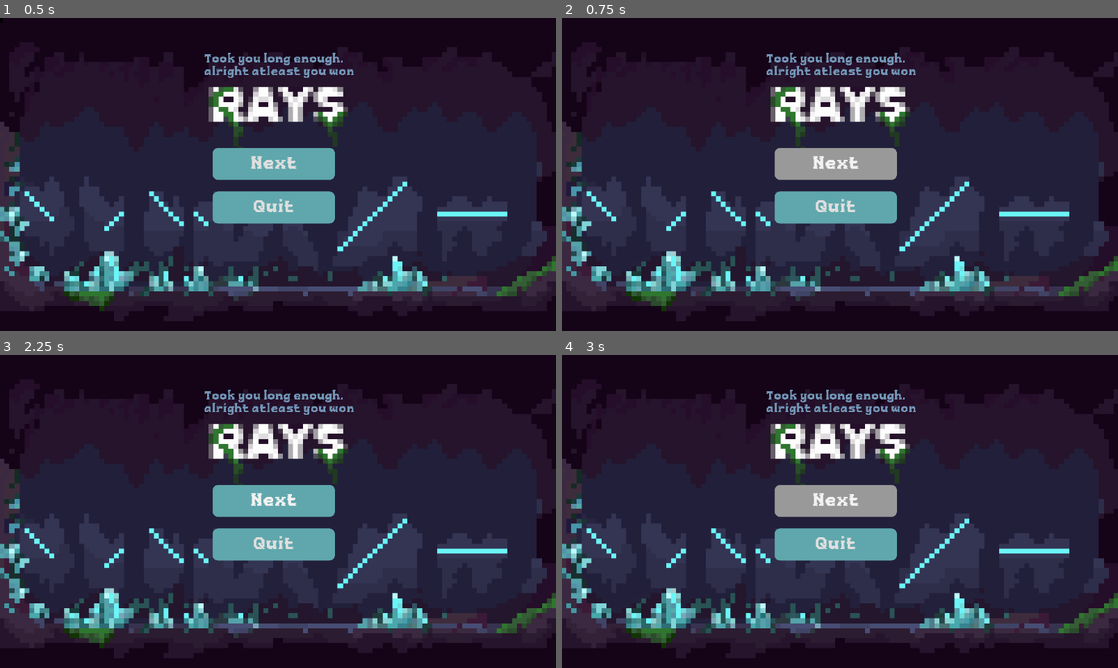
Above: before the commit, frames 1-4 (two rows, left to right).
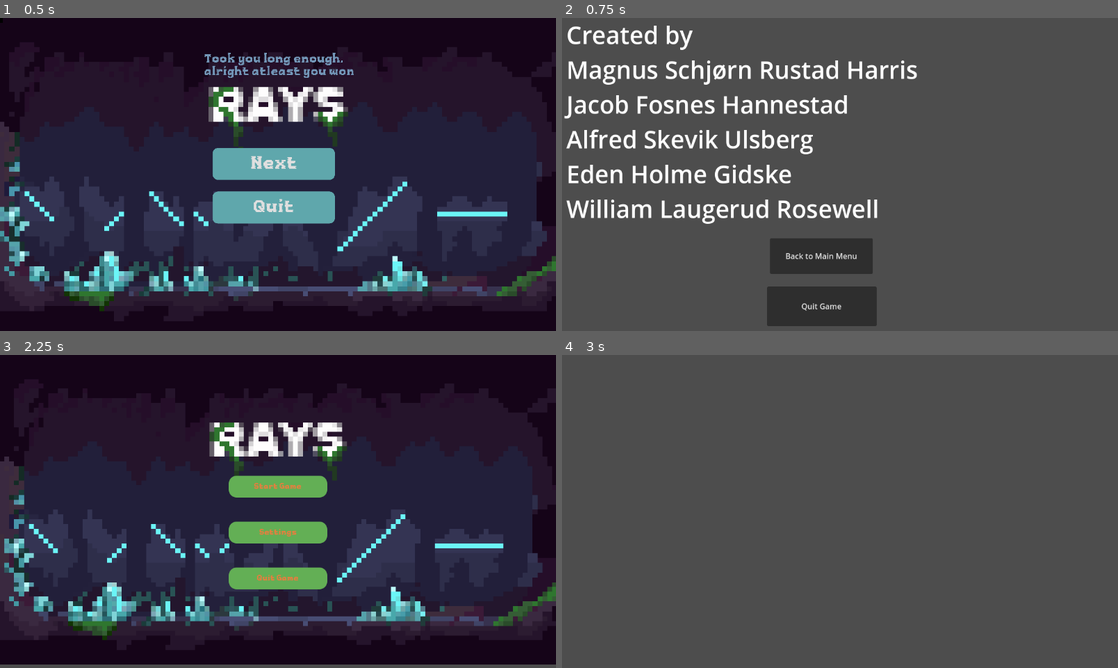
Above: after the commit, the same moments.

Repository: Alfreditann/rays2.1
Game: Godot game, scene res://Scenes/win_screen.tscn
Two runs of this game, one before a commit and one after it. Both use one fixed random seed, a clock stepped at 60 frames per second and the inputs below. This scene is started directly instead of the project's main scene. Video files are missing from this copy of the repository; at most half a second of black plays in their place.
Inputs (mouse positions are in pixels of both pictures, inside the frame that each line leads up to):
- Up to frame 1 (0.5 s): no input
- Up to frame 2 (0.75 s): click "Next" at 0.5 s
- Up to frame 3 (2.25 s): click (272, 502) at 1.25 s, where only the run before the commit has a clickable "Next"; click (261, 592) at 2 s, where only the run after the commit has a clickable "Back to Main Menu"
- Up to frame 4 (3 s): click (840, 486) at 2.75 s, where only the run after the commit has a clickable "Start Game"

Frame 1 is identical in both runs. In frame 2, 98% of the frame differs, in the area x 0-100%, y 0-100%; in frame 3, 20%; in frame 4, 100%.

Commit message:
Fixed button to title screen

Diff:
--- a/rays/GDScripts/win_screen.gd
+++ b/rays/GDScripts/win_screen.gd
@@ -1,7 +1,7 @@
 extends Control
 
 func _on_menu_pressed() -> void:
-	get_tree().change_scene_to_file("res://tscn/title_screen.tscn")
+	get_tree().change_scene_to_file("res://Scenes/title_screen.tscn")
 
 
 func _on_quit_game_pressed() -> void:
